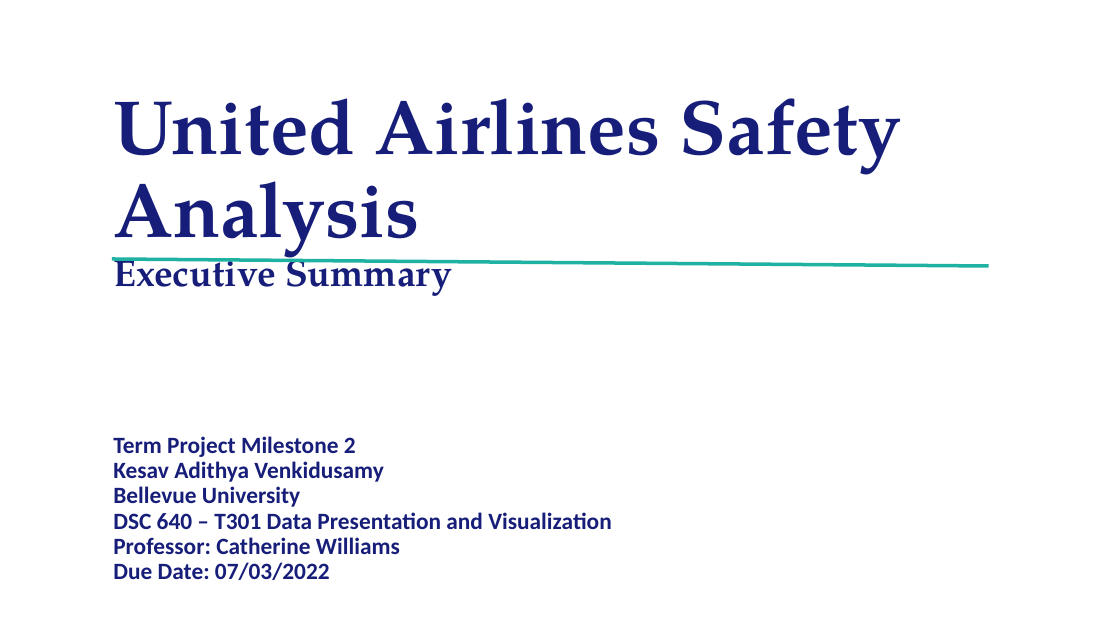
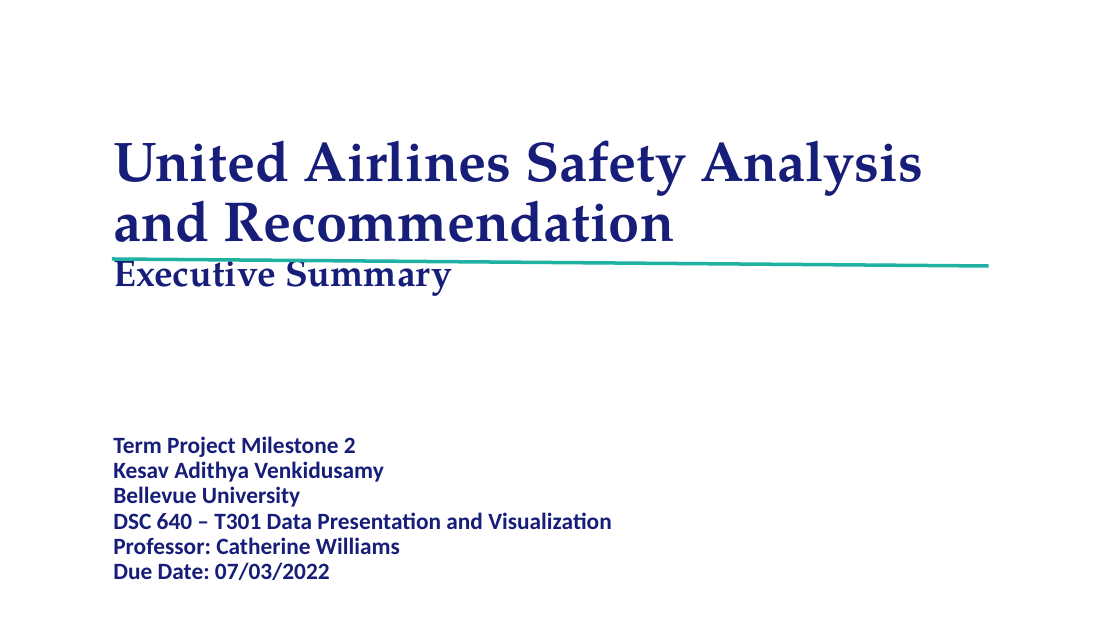
Before and after one commit to adisivam/dsc640, a slide deck: slide 1 of Term Project/Week 3&4/DSC640_KesavAdithya_Venkidusamy_Week3&4_Term_Project_Milestone2.pptx. Drawn at 1120x630 pixels with LibreOffice and Linux fonts; fonts in the diff are those of the drawing; background and template pictures are left out. Boxes give left, top, right and bottom in pixels: in the first picture for what was removed or moved away, otherwise in the second. Text is boxed around its words. In the diff, an @@ line names an element or a change of style, - is before the commit and + after.

```diff
--- a/Term Project/Week 3&4/DSC640_KesavAdithya_Venkidusamy_Week3&4_Term_Project_Milestone2.pptx
+++ b/Term Project/Week 3&4/DSC640_KesavAdithya_Venkidusamy_Week3&4_Term_Project_Milestone2.pptx
@@ title at bbox=[113, 140, 923, 296]: text changed; size 66 to 48 pt @@
-United Airlines Safety Analysis
-Executive Summary
+United Airlines Safety Analysis and Recommendation
+Executive Summary
```
Also in this commit, not shown: 5 other slides changed, 1 other file.
